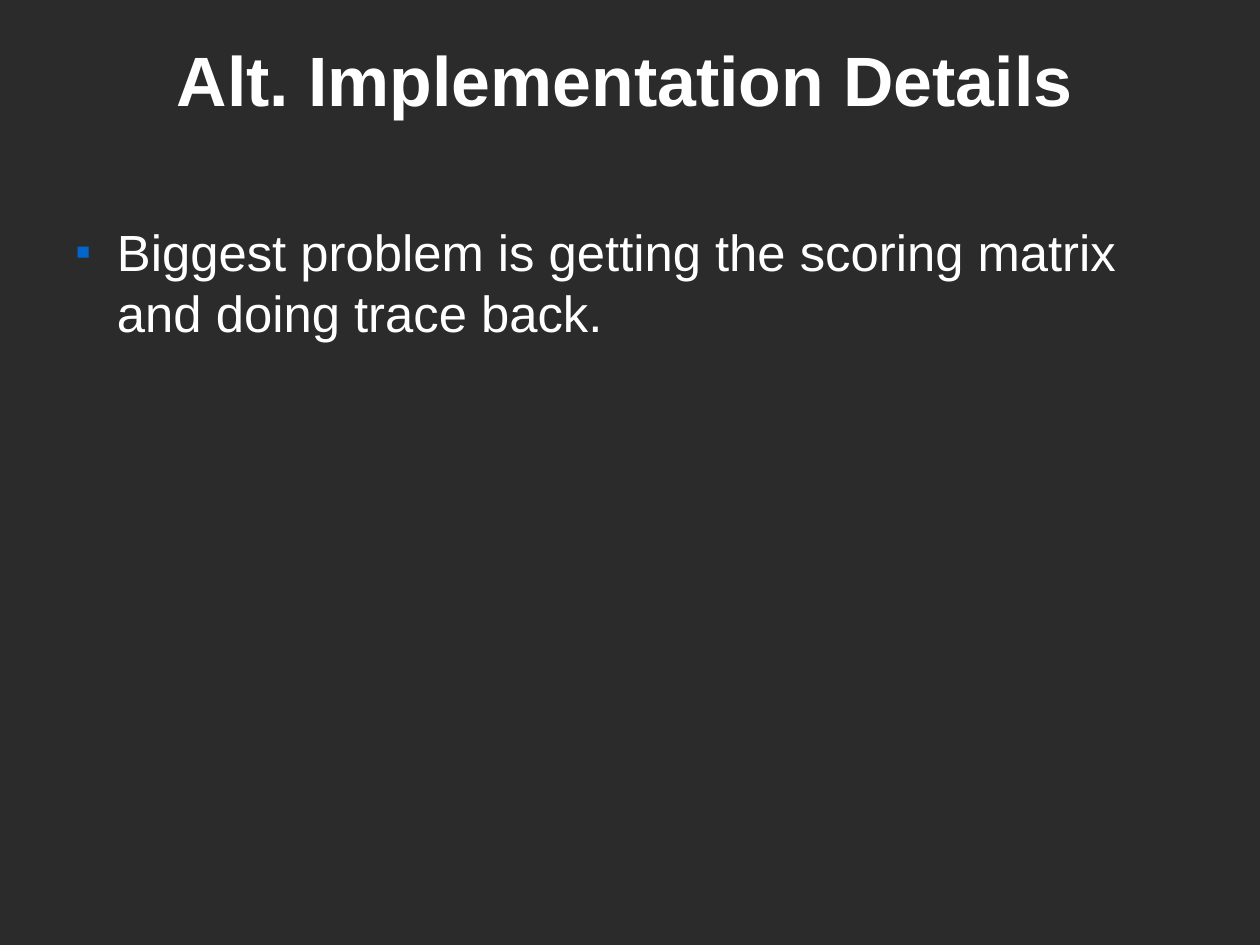
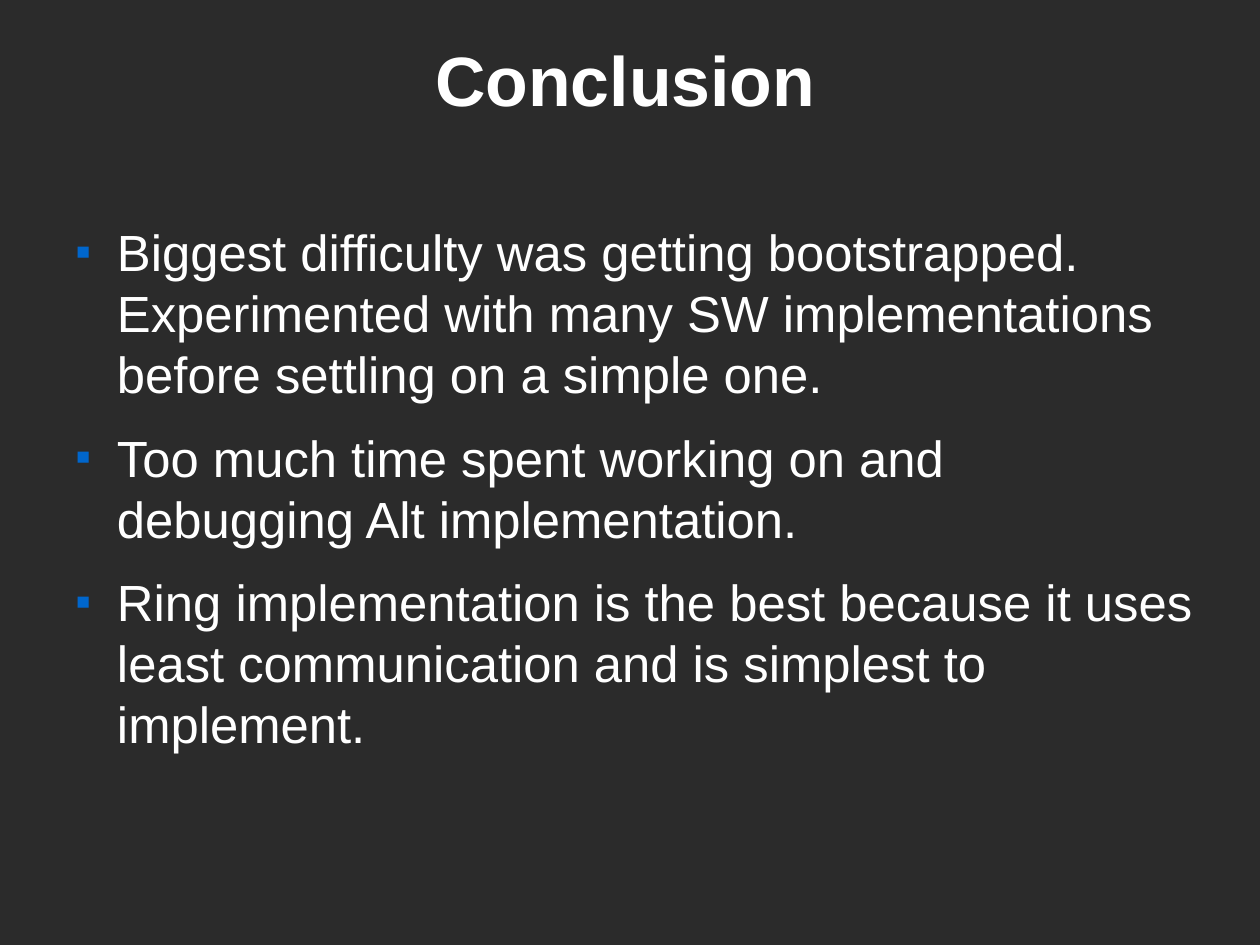
Before and after one commit to kenglishhi/ics632, a slide deck: slide 32 of smith-waterman/docs/ics-632-kenglish-final-presentation.odp (slide 16 before the commit). Drawn at 1260x945 pixels with LibreOffice and Linux fonts; fonts in the diff are those of the drawing; background and template pictures are left out; a plain dark background stands for a picture behind light text. Boxes give left, top, right and bottom in pixels: in the first picture for what was removed or moved away, otherwise in the second. Text is boxed around its words. In the diff, an @@ line names an element or a change of style, - is before the commit and + after.

```diff
--- a/smith-waterman/docs/ics-632-kenglish-final-presentation.odp
+++ b/smith-waterman/docs/ics-632-kenglish-final-presentation.odp
@@ title at (435, 55, 815, 107): text changed @@
-Alt. Implementation Details
+Conclusion
@@ text at (117, 234, 1192, 754): text changed @@
-■ Biggest problem is getting the scoring matrix and doing trace back.
+■ Biggest difficulty was getting bootstrapped. Experimented with many SW implementations before settling on a simple one.
+■ Too much time spent working on and debugging Alt implementation.
+■ Ring implementation is the best because it uses least communication and is simplest to implement.
```
Also in this commit, not shown: 9 other slides changed, 10 slides added, 1 slide removed, 1 other file.
